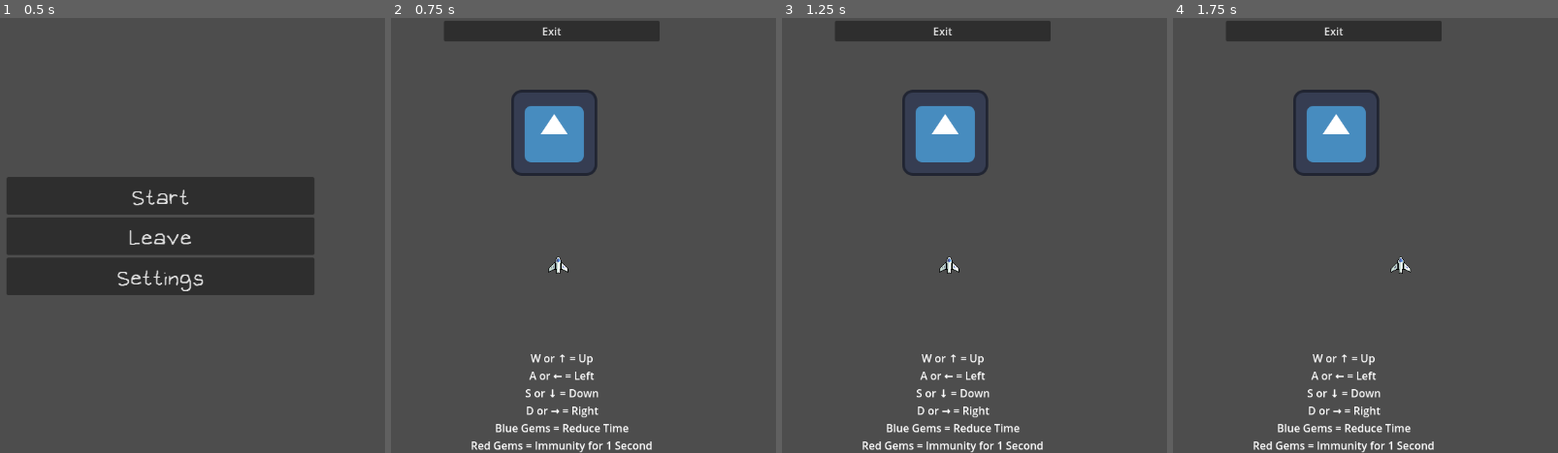
Above: before the commit, frames 1-4 (left to right).
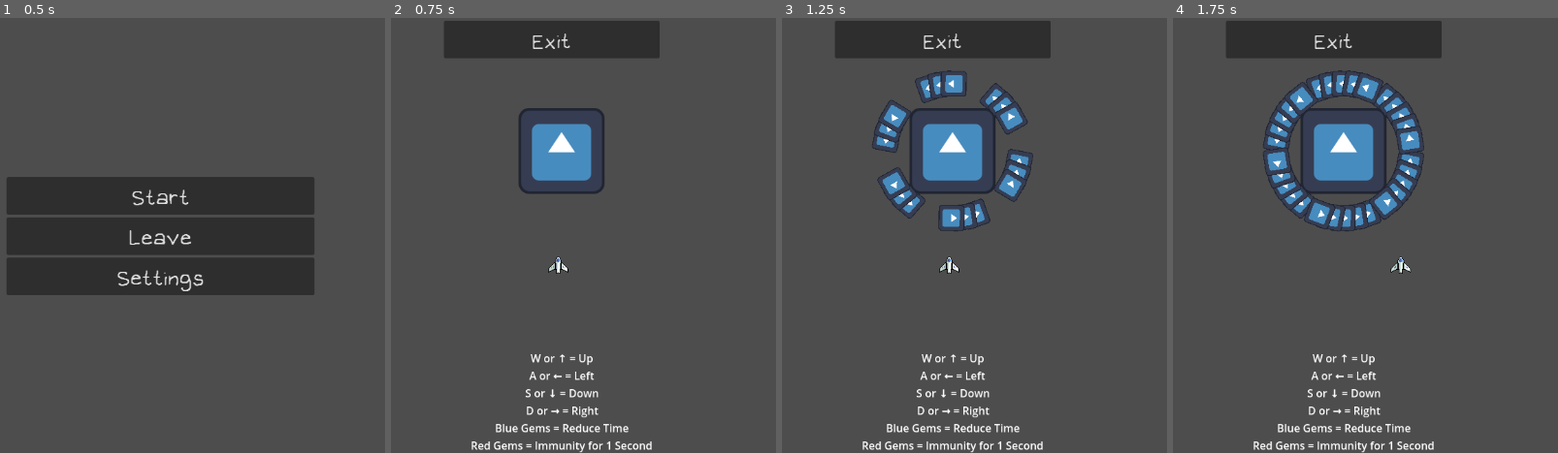
Above: after the commit, the same moments.

Repository: Bagel19/Y11-Game
Game: Godot game, scene res://Scenes/Menu.tscn
Two runs of this game, one before a commit and one after it. Both use one fixed random seed, a clock stepped at 60 frames per second and the inputs below. The engine's default icon, where the game draws it, is replaced by a stand-in: a white triangle on a blue panel in a dark square.
Inputs:
- Up to frame 1 (0.5 s): no input
- Up to frame 2 (0.75 s): click "Settings" at 0.5 s
- Up to frame 3 (1.25 s): no input
- Up to frame 4 (1.75 s): hold D (Right) from 1.28 s (still down)

Frame 1 is identical in both runs. In frame 2, 5.0% of the frame differs, in the area x 13-70%, y 2-41%; in frame 3, 7.7%; in frame 4, 8.9%, in the area x 13-70%, y 2-49%.
Error before the commit: Invalid call. Nonexistent function 'instance' in base 'PackedScene'. (res://Scripts/EasyEnemy.gd:23)

Commit message:
1.9
Did nothing much. Just trying to make a timer.

Diff:
--- a/y11-game/Scenes/HardWorld.tscn
+++ b/y11-game/Scenes/HardWorld.tscn
@@ -1,8 +1,12 @@
-[gd_scene load_steps=4 format=3 uid="uid://d0l8sle2sir4k"]
+[gd_scene load_steps=5 format=3 uid="uid://d0l8sle2sir4k"]
 
 [ext_resource type="Script" uid="uid://b4sthcc2e8o22" path="res://Scripts/HardWorld.gd" id="1_d24jh"]
 [ext_resource type="Texture2D" uid="uid://dh6lhbqfdaq1q" path="res://Sprites/SpaceBackground.png" id="2_m6oth"]
 [ext_resource type="PackedScene" uid="uid://bq53or7jg7188" path="res://Scenes/Player.tscn" id="3_5ijq8"]
+
+[sub_resource type="WorldBoundaryShape2D" id="WorldBoundaryShape2D_d24jh"]
+normal = Vector2(-0.999885, -0.0151498)
+distance = -150.074
 
 [node name="HardWorld" type="Node2D"]
 script = ExtResource("1_d24jh")
@@ -22,5 +26,10 @@
 [node name="EndofLevel" type="Area2D" parent="."]
 
 [node name="CollisionShape2D" type="CollisionShape2D" parent="EndofLevel"]
+position = Vector2(24, 6)
+shape = SubResource("WorldBoundaryShape2D_d24jh")
+
+[node name="Timer" type="Timer" parent="."]
 
 [connection signal="body_entered" from="EndofLevel" to="." method="_on_endof_level_body_entered"]
+[connection signal="timeout" from="Timer" to="." method="_on_timer_timeout"]
--- /dev/null
+++ b/y11-game/Scenes/HealthUp.tscn
@@ -0,0 +1,32 @@
+[gd_scene load_steps=6 format=3 uid="uid://d21rv73r6c4rm"]
+
+[ext_resource type="Texture2D" uid="uid://mc6ayornr07i" path="res://Sprites/Powerrups.png" id="1_a12yu"]
+[ext_resource type="Script" uid="uid://bq34rckbji0lc" path="res://Scripts/HealthUp.gd" id="1_at3t2"]
+
+[sub_resource type="AtlasTexture" id="AtlasTexture_at3t2"]
+atlas = ExtResource("1_a12yu")
+region = Rect2(0, 28, 28, 28)
+
+[sub_resource type="SpriteFrames" id="SpriteFrames_cwt3i"]
+animations = [{
+"frames": [{
+"duration": 1.0,
+"texture": SubResource("AtlasTexture_at3t2")
+}],
+"loop": true,
+"name": &"default",
+"speed": 5.0
+}]
+
+[sub_resource type="CircleShape2D" id="CircleShape2D_f60t2"]
+radius = 11.0
+
+[node name="HealthUp" type="Area2D"]
+script = ExtResource("1_at3t2")
+
+[node name="AnimatedSprite2D" type="AnimatedSprite2D" parent="."]
+sprite_frames = SubResource("SpriteFrames_cwt3i")
+
+[node name="CollisionShape2D" type="CollisionShape2D" parent="."]
+visible = false
+shape = SubResource("CircleShape2D_f60t2")
--- a/y11-game/Scenes/Settings.tscn
+++ b/y11-game/Scenes/Settings.tscn
@@ -1,8 +1,9 @@
-[gd_scene load_steps=4 format=3 uid="uid://322a1q3cgdim"]
+[gd_scene load_steps=5 format=3 uid="uid://322a1q3cgdim"]
 
 [ext_resource type="Script" uid="uid://djfi80dd7loof" path="res://Scripts/Settings.gd" id="1_4hxq3"]
 [ext_resource type="PackedScene" uid="uid://bq53or7jg7188" path="res://Scenes/Player.tscn" id="2_flfri"]
-[ext_resource type="PackedScene" uid="uid://m6g48ulgpy7t" path="res://Scenes/EasyEnemy.tscn" id="3_yrknh"]
+[ext_resource type="FontFile" uid="uid://cxh0tr6d5s1u5" path="res://Sprites/Fonts/OMORI_GAME2.ttf" id="2_w1nw0"]
+[ext_resource type="PackedScene" uid="uid://0nmuuiyry2ri" path="res://Scenes/EasyEnemy.tscn" id="3_yrknh"]
 
 [node name="Control" type="Control"]
 layout_mode = 3
@@ -35,6 +36,9 @@
 [node name="Exit" type="Button" parent="CanvasLayer/VBoxContainer"]
 layout_mode = 2
 size_flags_vertical = 8
+theme_override_colors/font_hover_color = Color(0, 0, 0, 1)
+theme_override_fonts/font = ExtResource("2_w1nw0")
+theme_override_font_sizes/font_size = 48
 text = "Exit"
 
 [node name="Player" parent="." instance=ExtResource("2_flfri")]
@@ -55,6 +59,6 @@
 horizontal_alignment = 1
 
 [node name="EasyEnemy" parent="." instance=ExtResource("3_yrknh")]
-position = Vector2(580, 171)
+position = Vector2(591, 198)
 
 [connection signal="pressed" from="CanvasLayer/VBoxContainer/Exit" to="." method="_on_exit_pressed"]
--- /dev/null
+++ b/y11-game/Scenes/TimeUp.tscn
@@ -0,0 +1,31 @@
+[gd_scene load_steps=6 format=3 uid="uid://b4tsr40nqfbc1"]
+
+[ext_resource type="Script" uid="uid://nvuv1ks2id81" path="res://Scripts/TimeUp.gd" id="1_0b1kv"]
+[ext_resource type="Texture2D" uid="uid://mc6ayornr07i" path="res://Sprites/Powerrups.png" id="1_j03ut"]
+
+[sub_resource type="AtlasTexture" id="AtlasTexture_0b1kv"]
+atlas = ExtResource("1_j03ut")
+region = Rect2(0, 0, 28, 28)
+
+[sub_resource type="SpriteFrames" id="SpriteFrames_5enov"]
+animations = [{
+"frames": [{
+"duration": 1.0,
+"texture": SubResource("AtlasTexture_0b1kv")
+}],
+"loop": true,
+"name": &"default",
+"speed": 5.0
+}]
+
+[sub_resource type="CircleShape2D" id="CircleShape2D_adnic"]
+
+[node name="TimeUp" type="Area2D"]
+script = ExtResource("1_0b1kv")
+
+[node name="AnimatedSprite2D" type="AnimatedSprite2D" parent="."]
+sprite_frames = SubResource("SpriteFrames_5enov")
+
+[node name="CollisionShape2D" type="CollisionShape2D" parent="."]
+visible = false
+shape = SubResource("CircleShape2D_adnic")
--- a/y11-game/Scripts/Bullet.gd
+++ b/y11-game/Scripts/Bullet.gd
@@ -4,3 +4,8 @@
 
 func _proccess(delta):
 	position += transform.x * speed * delta
+
+
+
+func _on_kill_timer_timeout() -> void:
+	queue_free()
--- a/y11-game/Scripts/EasyEnemy.gd
+++ b/y11-game/Scripts/EasyEnemy.gd
@@ -1,5 +1,5 @@
 extends Node2D
-const bullet_scene = preload("res://Scenes/Bullet.tscn")
+var bullet_scene = preload("res://Scenes/Bullet.tscn")
 @onready var shoot_timer = $ShootTimer
 @onready var rotator = $Rotator
 const rotate_speed = 50
@@ -18,7 +18,13 @@
 	shoot_timer.wait_time = shooter_timer_wait_time
 	shoot_timer.start()
 
+func _process(delta: float) -> void:
+	var new_rotation = rotator.rotation_degrees + rotate_speed * delta
+	rotator.rotation_degrees = fmod(new_rotation, 360)
+
 func _on_shoot_timer_timeout() -> void:
 	for s in rotator.get_children():
-		var bullet = bullet_scene.instance()
+		var bullet = bullet_scene.instantiate()
 		get_tree().root.add_child(bullet)
+		bullet.position = s.global_position
+		bullet.rotation = s.global_rotation
--- a/y11-game/Scripts/HardWorld.gd
+++ b/y11-game/Scripts/HardWorld.gd
@@ -1,10 +1,18 @@
 extends Node2D
-
+var seconds = 0
+var minutes = 0
+var Dseconds = 0
+var Dminutes = 2
 func _process(delta: float) -> void:
 	translate(Vector2.DOWN * 30 * delta)
 
 
 
-#func _on_endof_level_body_entered(body: Node2D) -> void:
-	#if body.is_in_group("Player"):
-		#get_tree().change_scene_to_file("res://Scenes/Victory.tscn")
+func _on_endof_level_body_entered(body: Node2D) -> void:
+	if body.is_in_group("Player"):
+		get_tree().change_scene_to_file("res://Scenes/Victory.tscn")
+
+
+
+func _on_timer_timeout() -> void:
+	pass # Replace with function body.
--- /dev/null
+++ b/y11-game/Scripts/HealthUp.gd
@@ -0,0 +1,4 @@
+extends Area2D
+@export var speed = 150
+#func _process(delta: float) -> void:
+	#translate(Vector2.*direction* * speed * delta)
--- /dev/null
+++ b/y11-game/Scripts/TimeUp.gd
@@ -0,0 +1,4 @@
+extends Area2D
+@export var speed = 150
+#func _process(delta: float) -> void:
+	#translate(Vector2.*direction* * speed * delta)
Not shown, added: y11-game/Scripts/HealthUp.gd.uid
Not shown, added: y11-game/Scripts/TimeUp.gd.uid
Binary file added: y11-game/Sprites/Powerrups.png
Not shown, added: y11-game/Sprites/Powerrups.png.import
